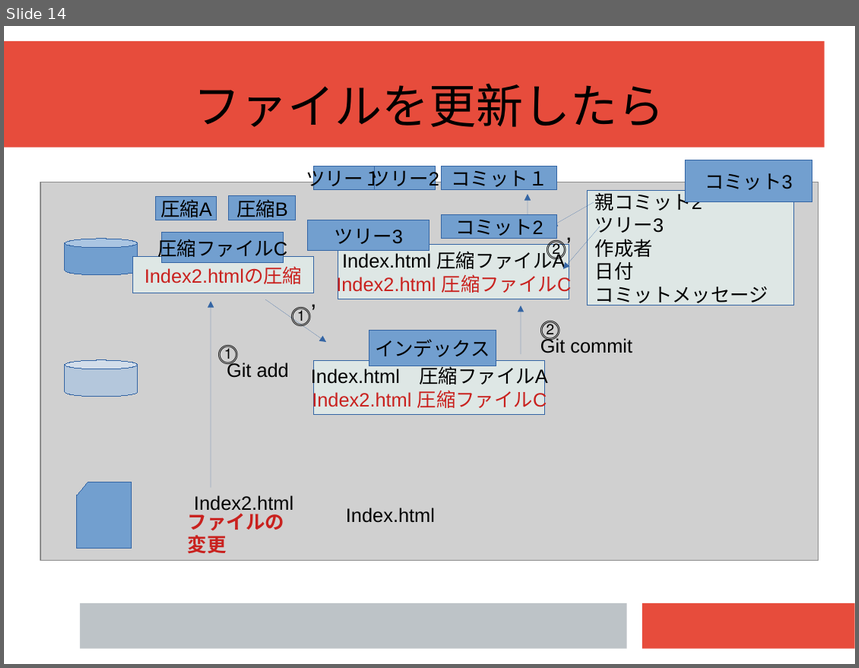
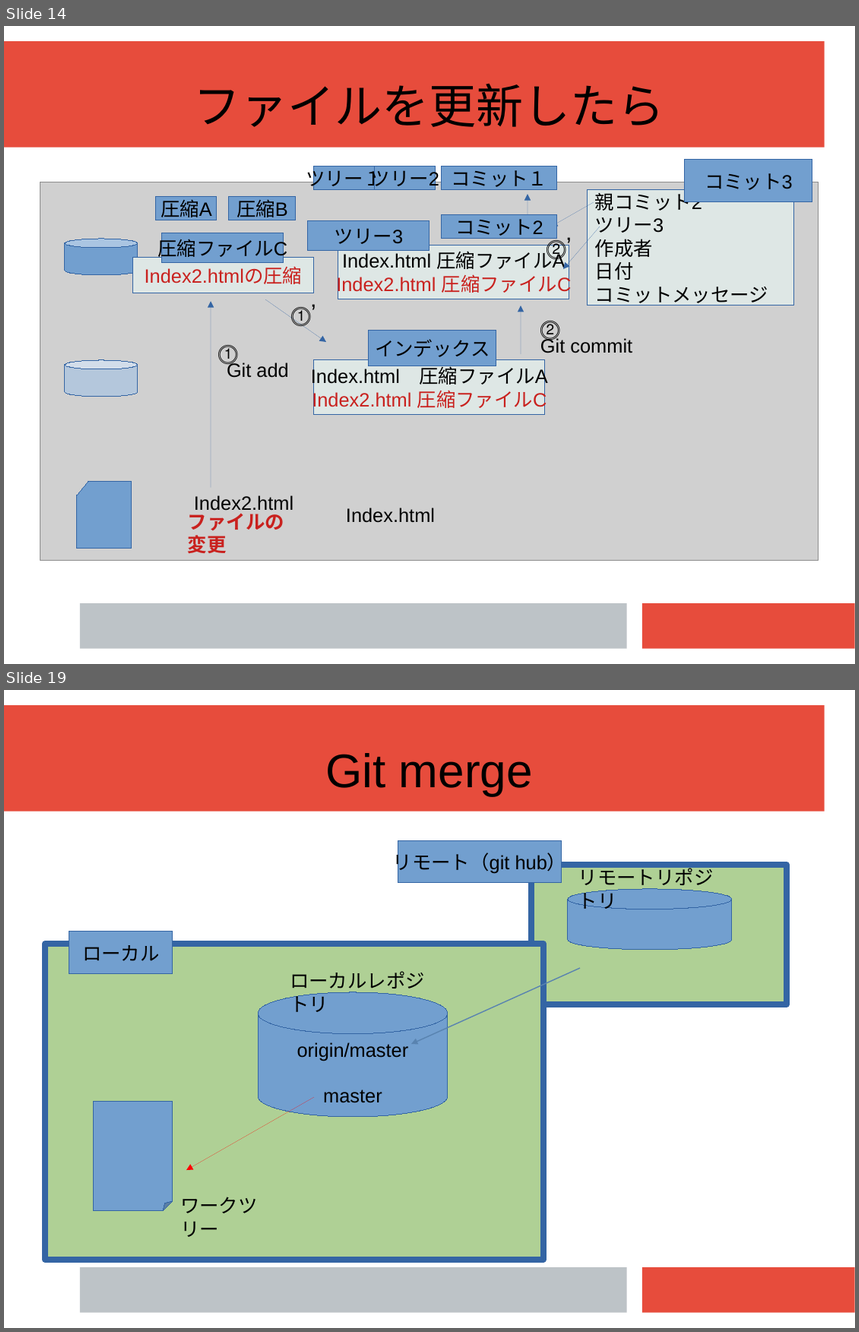
Before and after one commit to workingg/working_g, a slide deck: 資料/発表資料.pptx. Shown one above the other, each under a label of ours: slide 14 before the commit, slides 14 and 19 after it; the slides between them are not shown. The pictures are 859x668 and 859x1332 pixels, drawn with LibreOffice and Linux fonts; fonts in the diff are those of the drawing; grey boxes stand for pictures. Boxes give left, top, right and bottom in pixels: in the first picture for what was removed or moved away, otherwise in the second. Text is boxed around its words. In the diff, an @@ line names an element or a change of style, - is before the commit and + after.

```diff
--- a/資料/発表資料.pptx
+++ b/資料/発表資料.pptx
@@ slide 19 added at bbox=[4, 690, 855, 1328], background #FFFFFF; not listed: 3 template elements that a slide beside it also shows @@
@@ text added at bbox=[325, 753, 533, 796], 44 pt, text #000000 @@
+Git merge
@@ rectangle added at bbox=[398, 840, 562, 883], fill #729FCF, outline #3465A4 0.75 pt, 18 pt, text #000000 @@
+リモート（git hub）
@@ rectangle added at bbox=[531, 865, 788, 1005], fill #AFD095, outline #3465A4 5.67 pt @@
@@ text added at bbox=[579, 866, 714, 909], 18 pt, text #000000 @@
+リモートリポジトリ
@@ cylinder added at bbox=[568, 889, 731, 951], fill #729FCF, outline #3465A4 0.75 pt @@
@@ rectangle added at bbox=[69, 932, 173, 974], fill #729FCF, outline #3465A4 0.75 pt, 18 pt, text #000000 @@
+ローカル
@@ rectangle added at bbox=[45, 944, 544, 1260], fill #AFD095, outline #3465A4 5.67 pt @@
@@ text added at bbox=[290, 971, 425, 1012], 18 pt, text #000000 @@
+ローカルレポジトリ
@@ arrow added from (580, 968) to (412, 1044), #5983B0 0.99 pt @@
@@ cylinder added at bbox=[258, 992, 448, 1117], fill #729FCF, outline #3465A4 0.75 pt, 18 pt, text #000000 @@
+origin/master
+master
@@ arrow added from (315, 1098) to (186, 1170), #FF0000 0.75 pt @@
@@ folded corner added at bbox=[94, 1102, 173, 1211], fill #729FCF, outline #3465A4 0.75 pt @@
@@ text added at bbox=[180, 1197, 258, 1237], 18 pt, text #000000 @@
+ワークツリー
```
Also in this commit, not shown: 2 slides changed, 3 other slides added.
